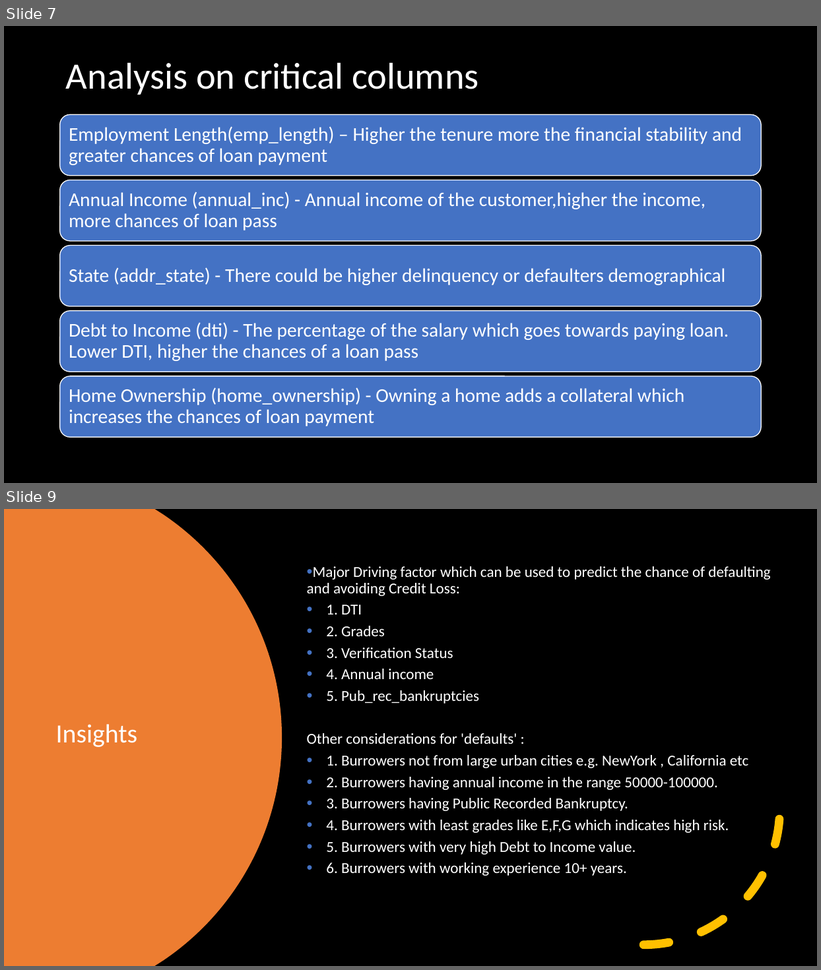
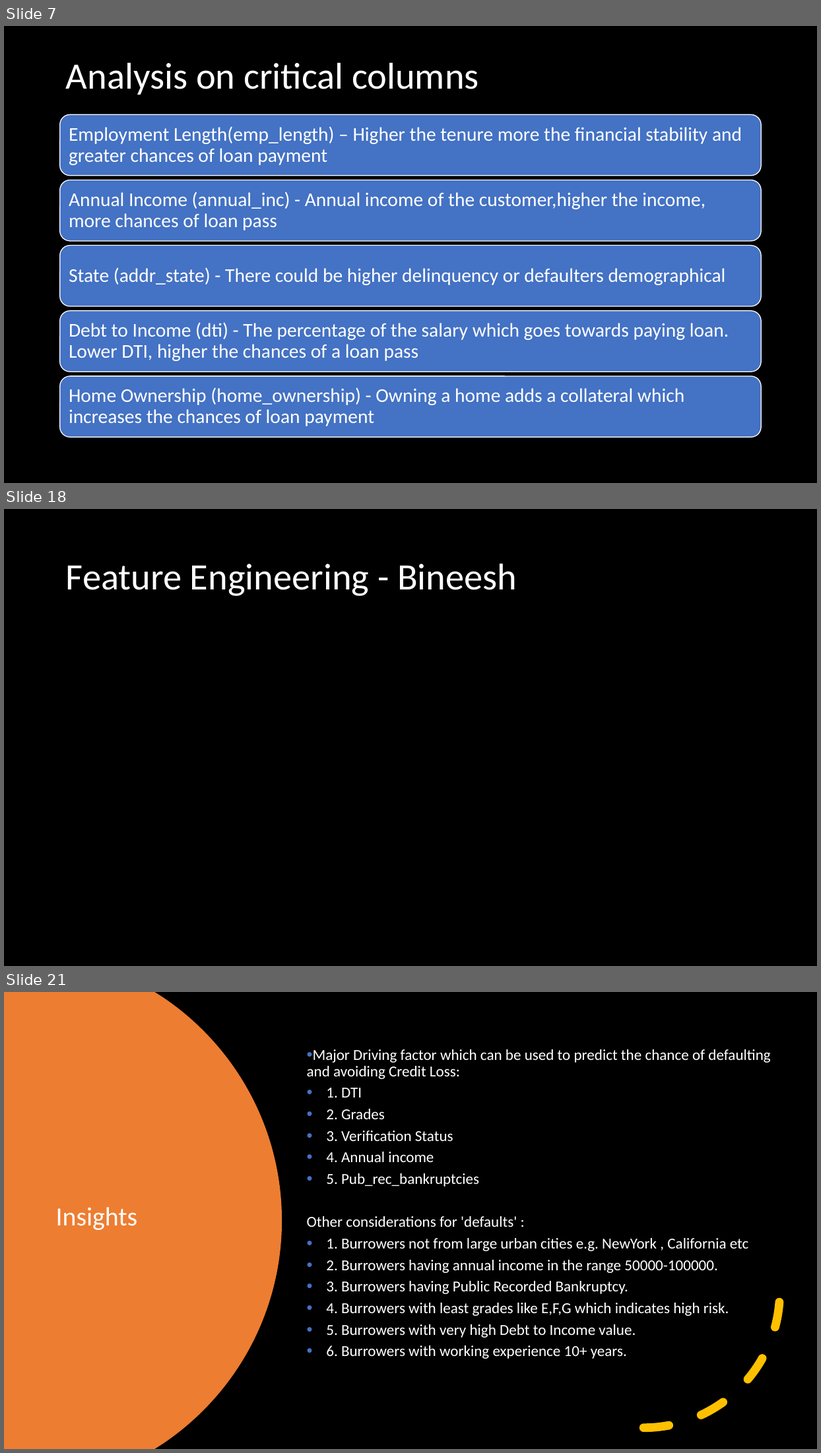
Before and after one commit to bineeshpc/case_study_01, a slide deck: UpGrad Case Study LendingClub.pptx. Shown one above the other, each under a label of ours: slides 7 and 9 before the commit, slides 7, 18 and 21 after it; the slides between them are not shown. The pictures are 821x970 and 821x1453 pixels, drawn with LibreOffice and Linux fonts; fonts in the diff are those of the drawing. Boxes give left, top, right and bottom in pixels: in the first picture for what was removed or moved away, otherwise in the second. Text is boxed around its words. In the diff, an @@ line names an element or a change of style, - is before the commit and + after.

```diff
--- a/UpGrad Case Study LendingClub.pptx
+++ b/UpGrad Case Study LendingClub.pptx
@@ slide 18 added at box(4, 509, 817, 966), background #000000 @@
@@ title added at box(66, 563, 517, 596), 44 pt, text #FFFFFF @@
+Feature Engineering - Bineesh
@@ what was slide 9 is now slide 21 @@
```
Also in this commit, not shown: 12 other slides added, 1 slide removed.
